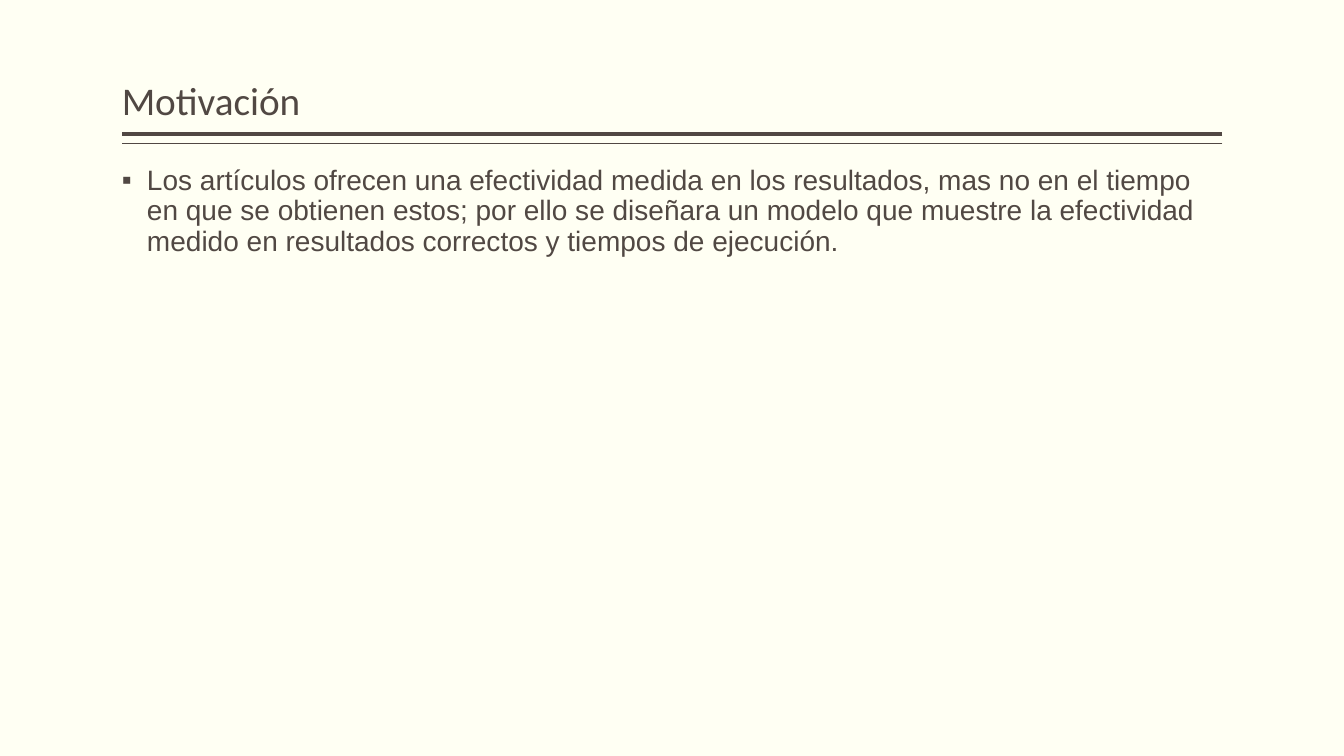
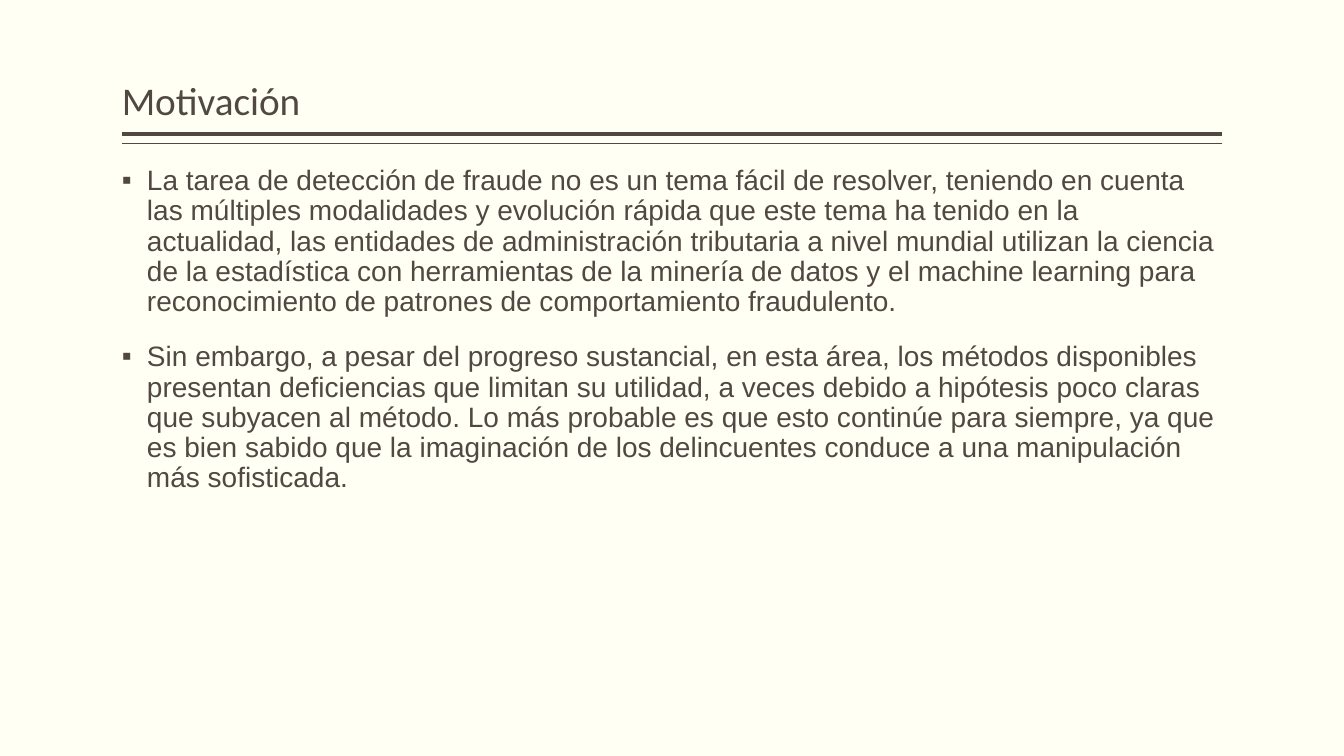
Before and after one commit to frankche88/banking-api-clean-architecture, a slide deck: slide 5 of tesis_cap1/MODELO PARA DETECTAR LA EVASIÓN DEL IMPUESTO A.pptx (slide 7 before the commit). Drawn at 1344x756 pixels with LibreOffice and Linux fonts; fonts in the diff are those of the drawing. Boxes give left, top, right and bottom in pixels: in the first picture for what was removed or moved away, otherwise in the second. Text is boxed around its words. In the diff, an @@ line names an element or a change of style, - is before the commit and + after.

```diff
--- a/tesis_cap1/MODELO PARA DETECTAR LA EVASIÓN DEL IMPUESTO A.pptx
+++ b/tesis_cap1/MODELO PARA DETECTAR LA EVASIÓN DEL IMPUESTO A.pptx
@@ text at (x1=147, y1=169, x2=1214, y2=488): text changed @@
-▪ Los artículos ofrecen una efectividad medida en los resultados, mas no en el tiempo en que se obtienen estos; por ello se diseñara un modelo que muestre la efectividad medido en resultados correctos y tiempos de ejecución.
+▪ La tarea de detección de fraude no es un tema fácil de resolver, teniendo en cuenta las múltiples modalidades y evolución rápida que este tema ha tenido en la actualidad, las entidades de administración tributaria a nivel mundial utilizan la ciencia de la estadística con herramientas de la minería de datos y el machine learning para reconocimiento de patrones de comportamiento fraudulento.
+▪ Sin embargo, a pesar del progreso sustancial, en esta área, los métodos disponibles presentan deficiencias que limitan su utilidad, a veces debido a hipótesis poco claras que subyacen al método. Lo más probable es que esto continúe para siempre, ya que es bien sabido que la imaginación de los delincuentes conduce a una manipulación más sofisticada.
```
Also in this commit, not shown: 2 slides removed, 1 other file.
